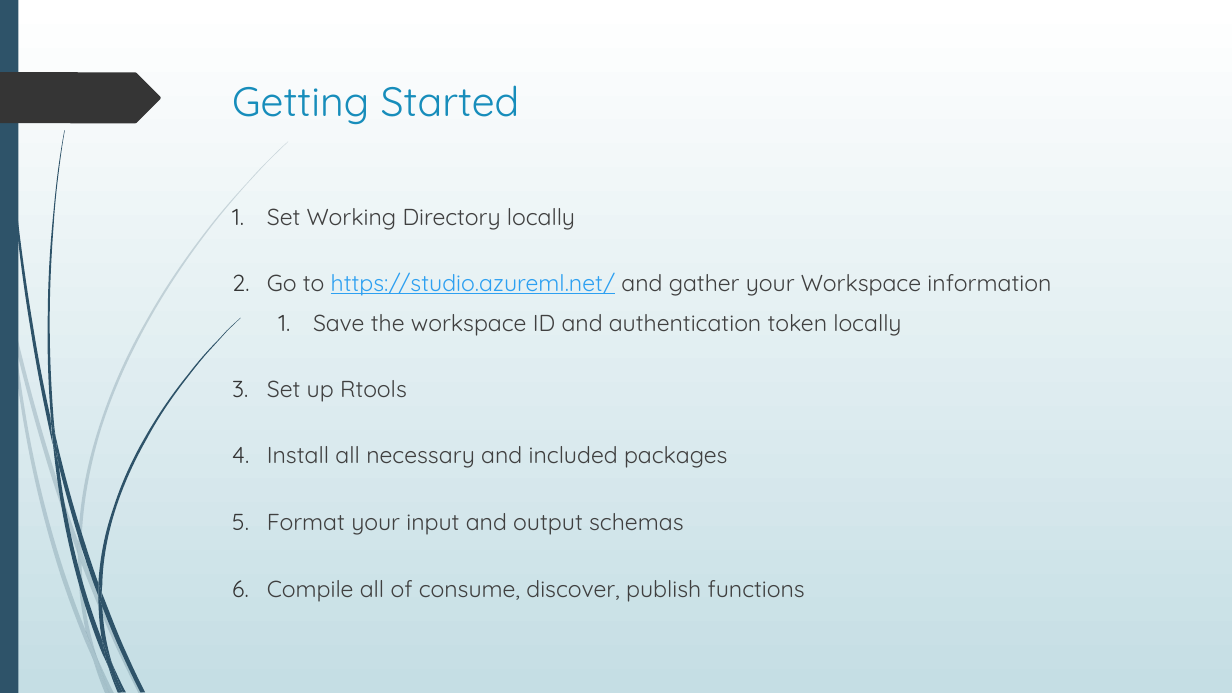
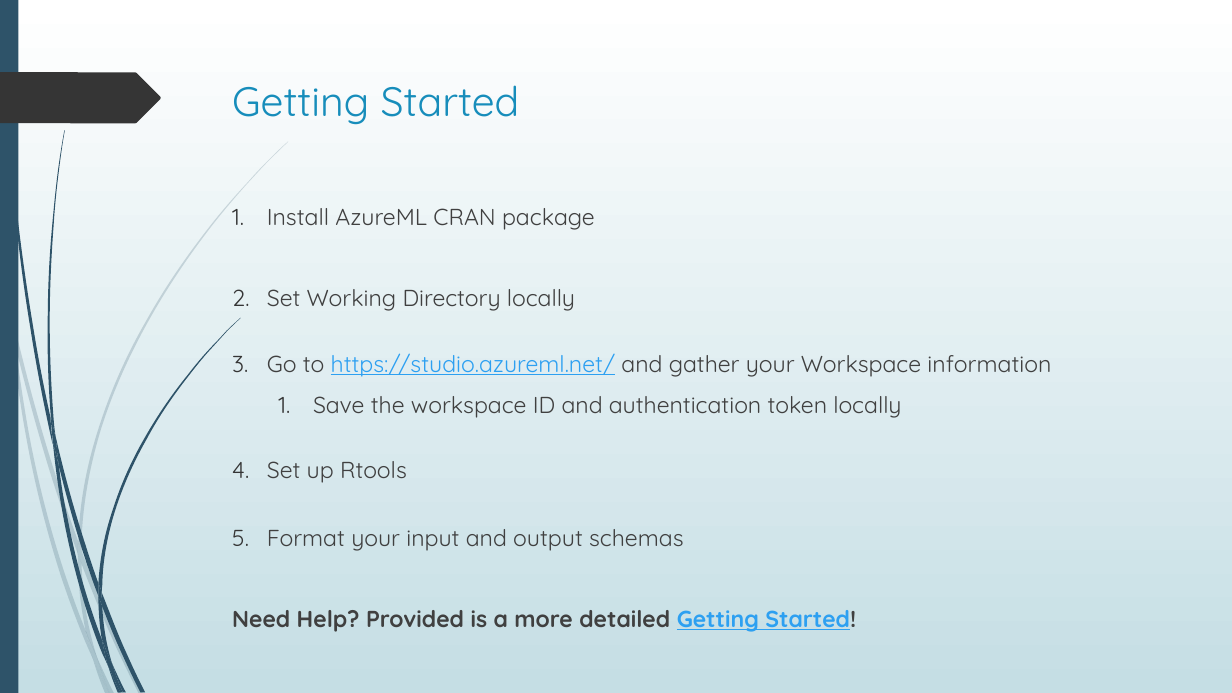
Before and after one commit to Azure/Azure-MachineLearning-ClientLibrary-R, a slide deck: slide 7 of demo/demo walkthrough.pptx (slide 4 before the commit). Drawn at 1232x693 pixels with LibreOffice and Linux fonts; fonts in the diff are those of the drawing. Boxes give left, top, right and bottom in pixels: in the first picture for what was removed or moved away, otherwise in the second. Text is boxed around its words. In the diff, an @@ line names an element or a change of style, - is before the commit and + after.

```diff
--- a/demo/demo walkthrough.pptx
+++ b/demo/demo walkthrough.pptx
@@ text at <box>267,208,595,230</box>: paragraph added @@
+1. Install AzureML CRAN package
@@ text at <box>267,446,727,468</box>: paragraph removed @@
-4. Install all necessary and included packages
@@ text at <box>232,610,856,632</box>: text changed; bold on @@
-6. Compile all of consume, discover, publish functions
+Need Help? Provided is a more detailed Getting Started!
```
Also in this commit, not shown: 3 other slides changed, 4 slides added.
